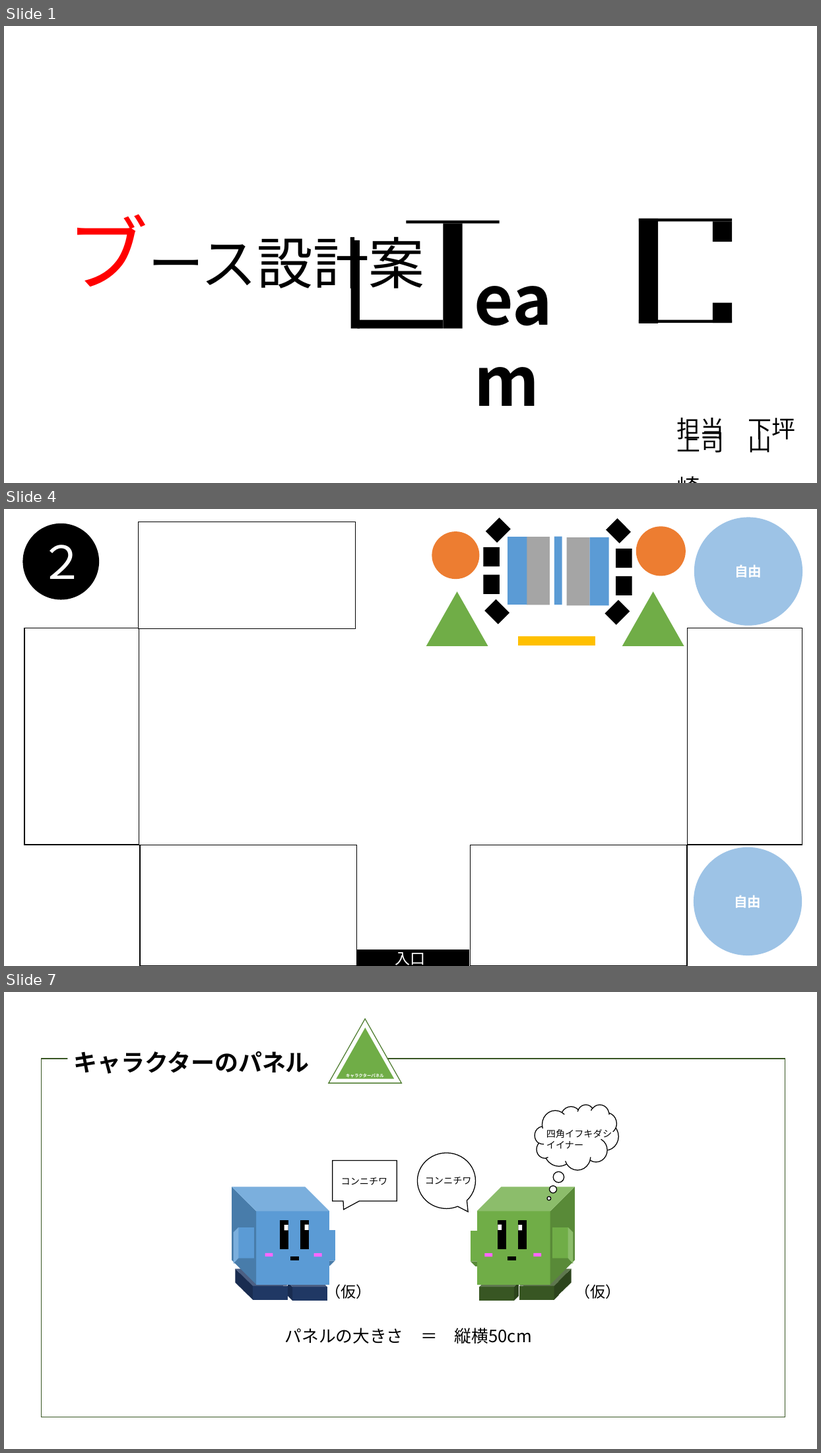
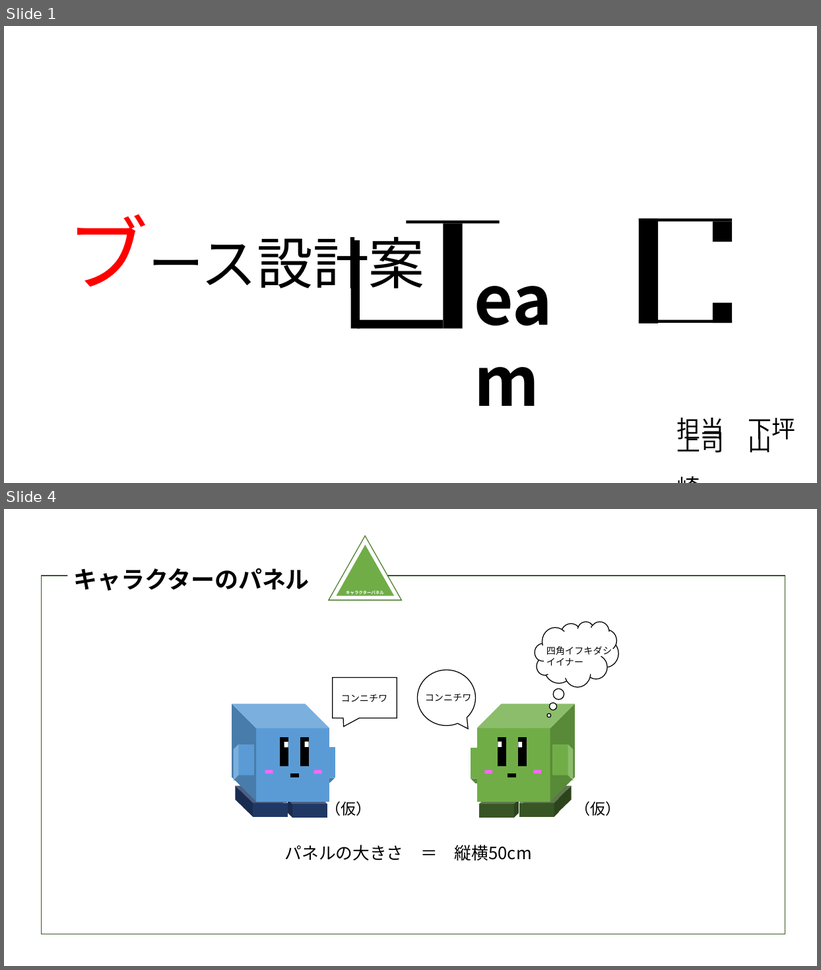
Before and after one commit to Nishin3614/ClimbBuys, a slide deck: ブース設計.pptm. Shown one above the other, each under a label of ours: slides 1, 4 and 7 before the commit, slides 1 and 4 after it; the slides between them are not shown. The pictures are 821x1453 and 821x970 pixels, drawn with LibreOffice and Linux fonts; fonts in the diff are those of the drawing. Boxes give left, top, right and bottom in pixels: in the first picture for what was removed or moved away, otherwise in the second. Text is boxed around its words. In the diff, an @@ line names an element or a change of style, - is before the commit and + after.

```diff
--- a/ブース設計.pptm
+++ b/ブース設計.pptm
@@ slide 4 removed at <box>4,509,817,966</box>, background #FFFFFF @@
@@ ellipse removed at <box>23,524,98,599</box> @@
@@ rectangle removed at <box>139,522,356,629</box> @@
@@ group removed at <box>426,518,686,646</box>: 14 rectangles, 2 ellipses, 2 triangles @@
@@ ellipse removed at <box>694,517,803,626</box> @@
-自由
@@ text removed at <box>39,545,85,579</box> @@
-２
@@ rectangle removed at <box>24,628,139,845</box> @@
@@ rectangle removed at <box>687,628,802,845</box> @@
@@ rectangle removed at <box>140,846,357,966</box> @@
@@ rectangle removed at <box>471,846,688,966</box> @@
@@ ellipse removed at <box>694,848,803,956</box> @@
-自由
@@ rectangle removed at <box>352,951,469,966</box> @@
-入口
@@ what was slide 7 is now slide 4 @@
```
Also in this commit, not shown: 3 slides changed, 2 other slides removed, 1 other file.
